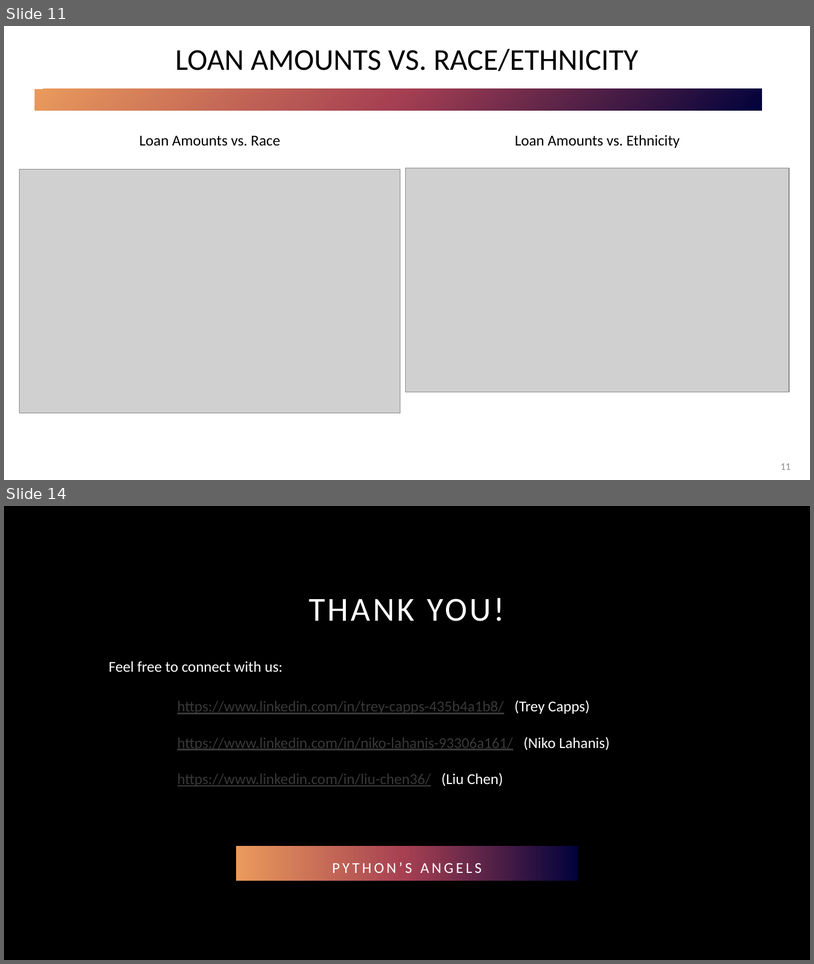
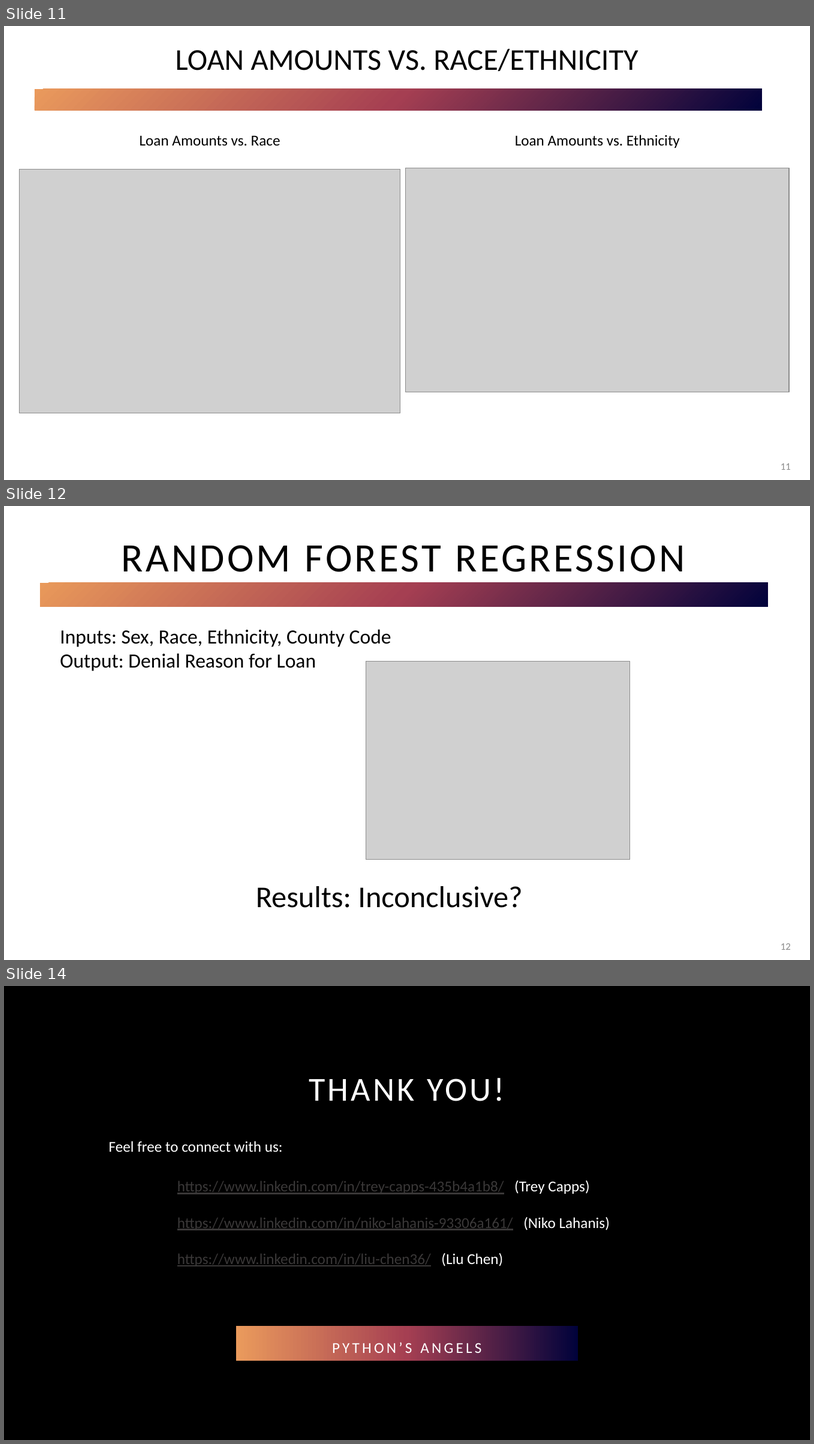
Before and after one commit to nglahani/CDC, a slide deck: Powerpoint.pptx. Shown one above the other, each under a label of ours: slides 11 and 14 before the commit, slides 11, 12 and 14 after it; the slides between them are not shown. The pictures are 814x964 and 814x1444 pixels, drawn with LibreOffice and Linux fonts; fonts in the diff are those of the drawing; grey boxes stand for pictures; background and template pictures are left out. Boxes give left, top, right and bottom in pixels: in the first picture for what was removed or moved away, otherwise in the second. Text is boxed around its words. In the diff, an @@ line names an element or a change of style, - is before the commit and + after.

```diff
--- a/Powerpoint.pptx
+++ b/Powerpoint.pptx
@@ slide 12 added at [4, 506, 810, 960], background #FFFFFF @@
@@ title added at [122, 545, 686, 572], 48 pt, text #000000 @@
+RANDOM FOREST REGRESSION
@@ rectangle added at [40, 583, 768, 607], fill gradient #01023B to #A53F52 to #E9995A @@
@@ text added at [60, 629, 392, 671], 24 pt, text #000000 @@
+Inputs: Sex, Race, Ethnicity, County Code
+Output: Denial Reason for Loan
@@ picture added at [366, 661, 631, 859] @@
@@ text added at [256, 886, 522, 907], 36 pt, text #000000 @@
+Results: Inconclusive?
@@ page number added at [781, 943, 791, 949], 12 pt, text #8C8C8C @@
+12
```
Also in this commit, not shown: 1 slide changed, 1 slide removed, 1 other file.
